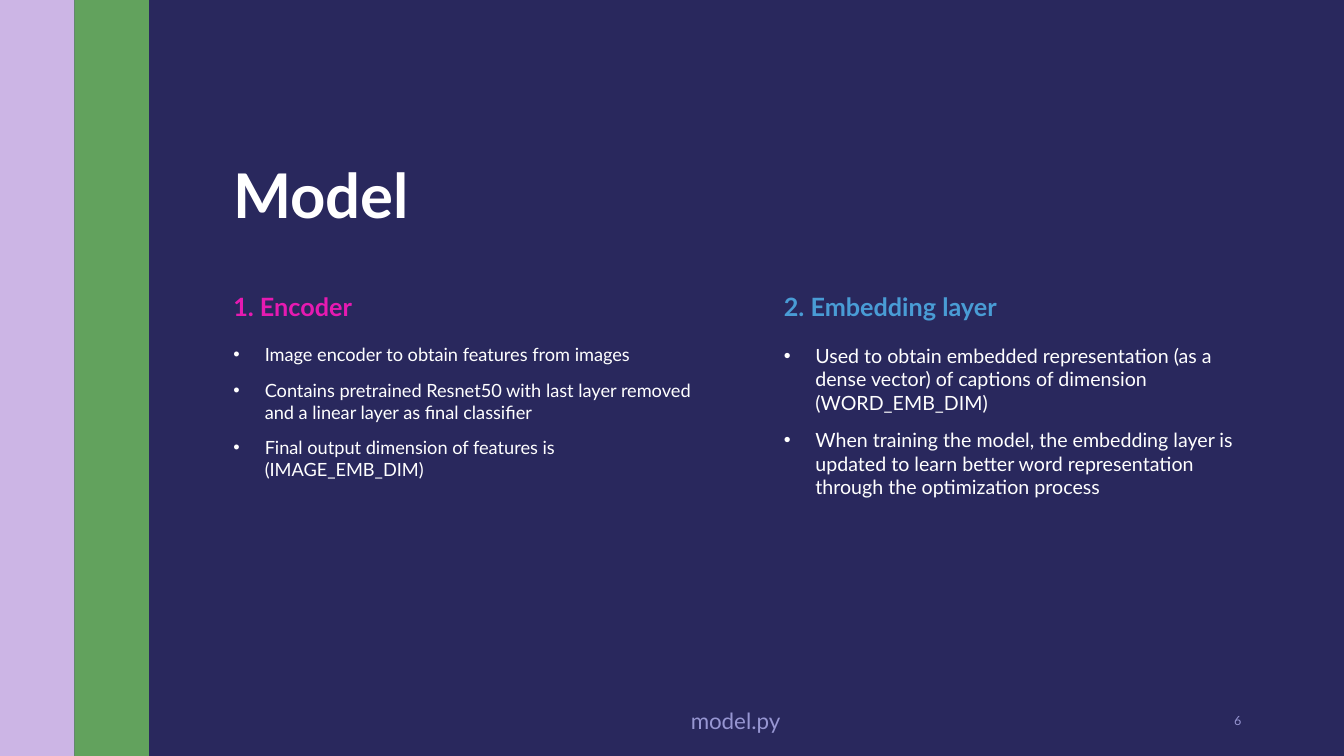
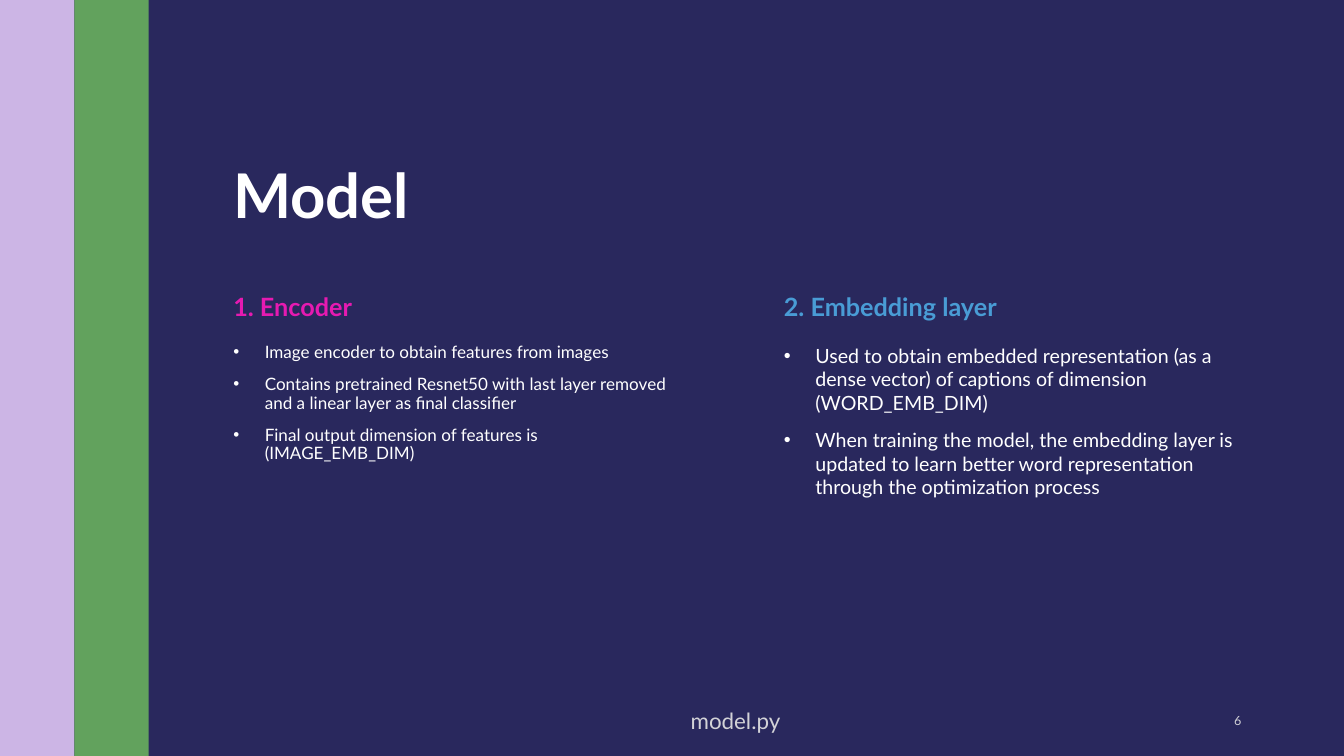
Before and after one commit to sasivatsal7122/DL-Image-Caption-Generator, a slide deck: slide 6 of ImageCaption.pptx. Drawn at 1344x756 pixels with LibreOffice and Linux fonts; fonts in the diff are those of the drawing. Boxes give left, top, right and bottom in pixels: in the first picture for what was removed or moved away, otherwise in the second. Text is boxed around its words. In the diff, an @@ line names an element or a change of style, - is before the commit and + after.

```diff
--- a/ImageCaption.pptx
+++ b/ImageCaption.pptx
@@ text "Image encoder to obtain features ..." at (x1=265, y1=345, x2=666, y2=462): size 12.9 to 12.2 pt; line spacing 1 to 0.9 @@
@@ text "model.py" at (x1=691, y1=712, x2=781, y2=733): text colour #9796D2 to #D2D2D7 @@
@@ page number at (x1=1234, y1=716, x2=1241, y2=725): text colour #9796D2 to #D2D2D7 @@
```
Also in this commit, not shown: 10 other slides changed.
